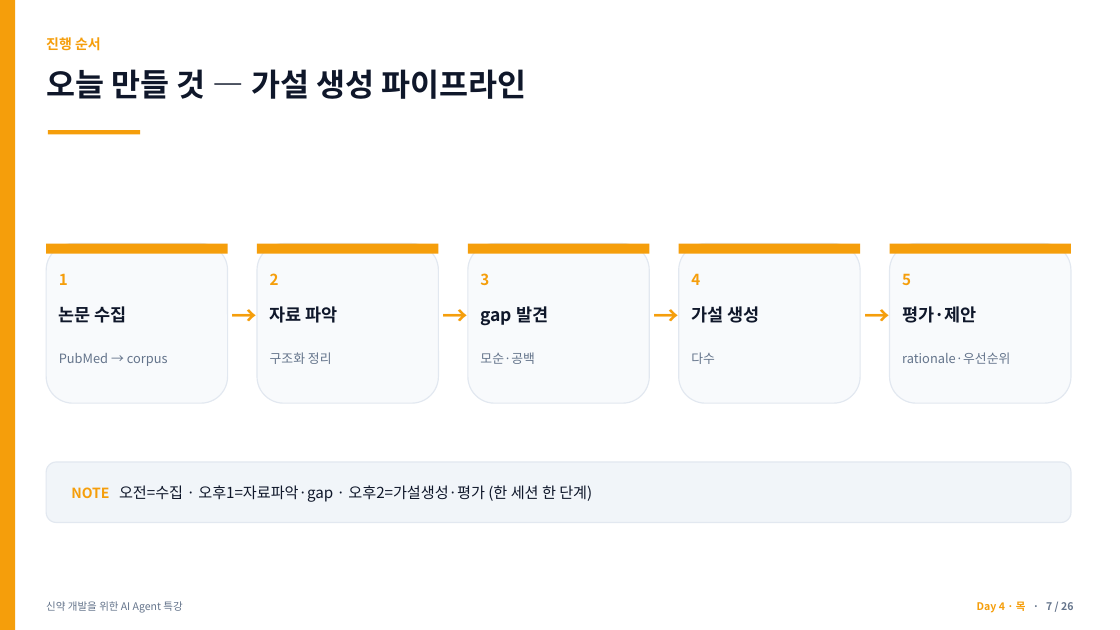
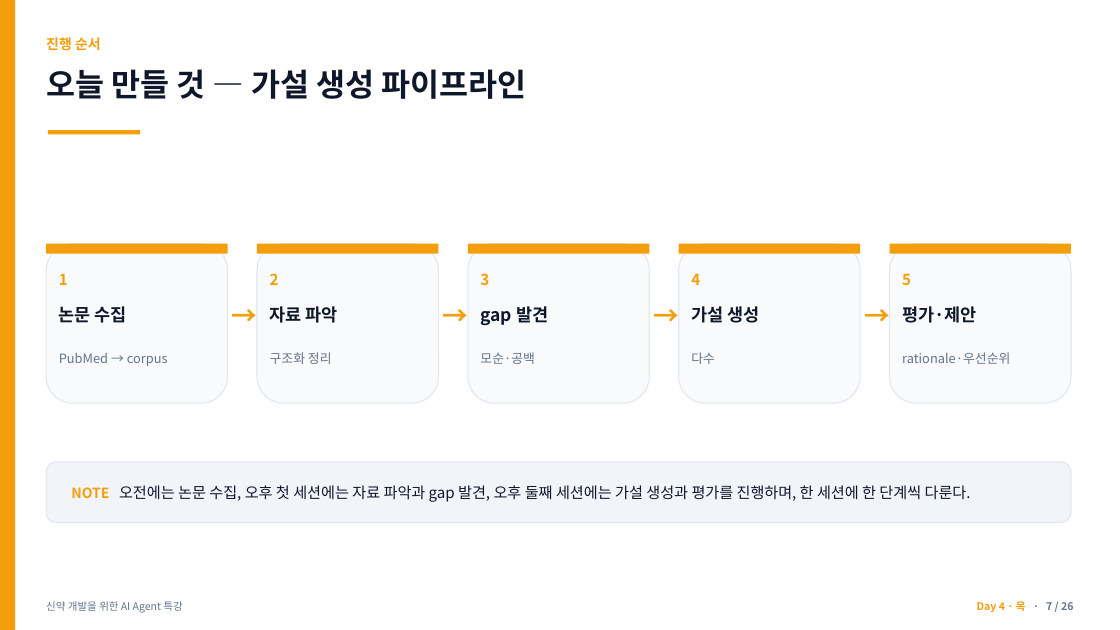
Before and after one commit to jyshin-22/wku-ai-agent-program, a slide deck: slide 7 of slides/day4.pptx. Drawn at 1120x630 pixels with LibreOffice and Linux fonts; fonts in the diff are those of the drawing. Boxes give left, top, right and bottom in pixels: in the first picture for what was removed or moved away, otherwise in the second. Text is boxed around its words. In the diff, an @@ line names an element or a change of style, - is before the commit and + after.

```diff
--- a/slides/day4.pptx
+++ b/slides/day4.pptx
@@ text at (71, 485, 971, 502): text changed @@
-NOTE 오전=수집 · 오후1=자료파악·gap · 오후2=가설생성·평가 (한 세션 한 단계)
+NOTE 오전에는 논문 수집, 오후 첫 세션에는 자료 파악과 gap 발견, 오후 둘째 세션에는 가설 생성과 평가를 진행하며, 한 세션에 한 단계씩 다룬다.
```
Also in this commit, not shown: 9 other slides changed, 10 other files.
